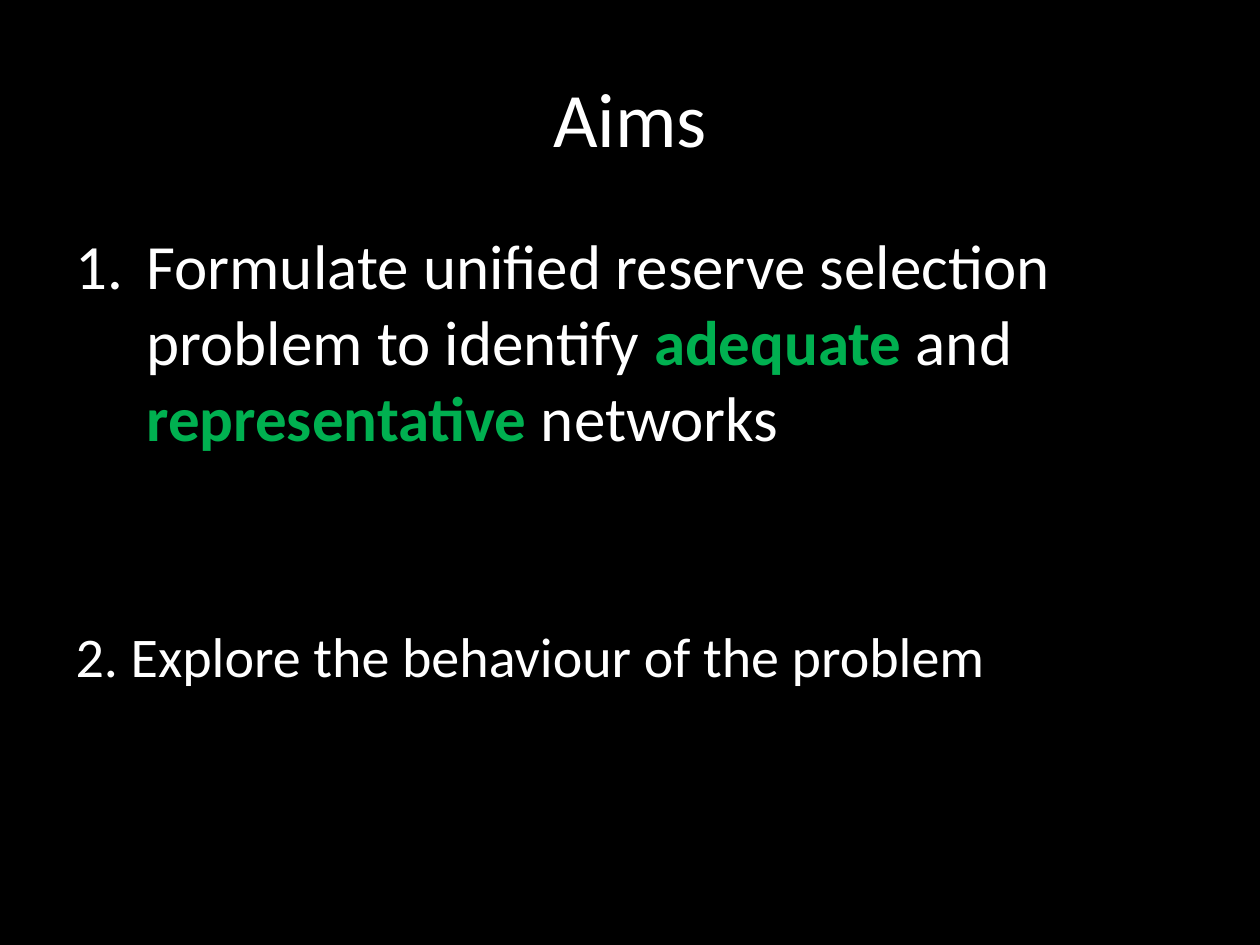
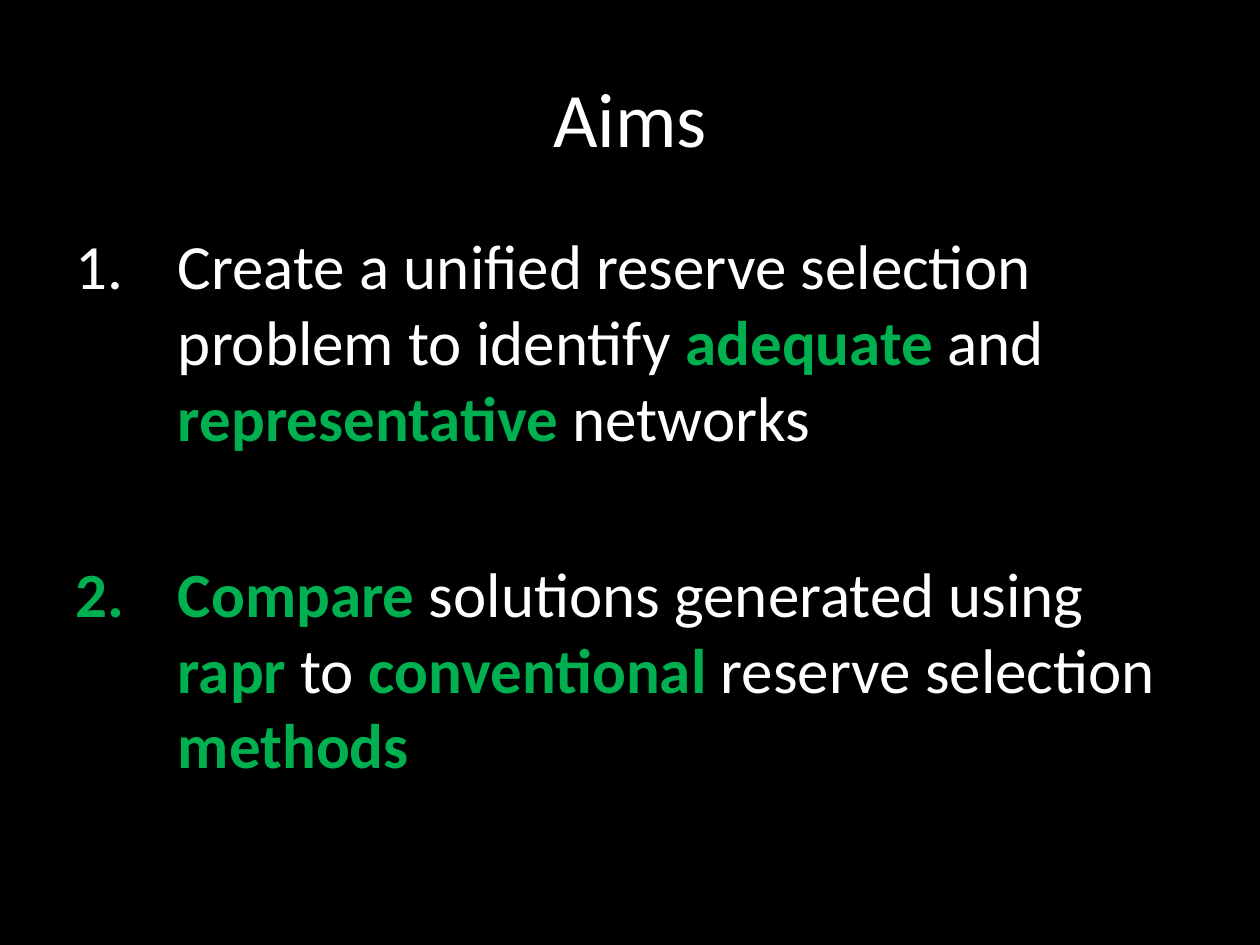
Before and after one commit to jeffreyhanson/abstracts-and-slides, a slide deck: slide 11 of seminars/SCBO-presentation-06-06-2016/jhanson_scbo.pptx. Drawn at 1260x945 pixels with LibreOffice and Linux fonts; fonts in the diff are those of the drawing. Boxes give left, top, right and bottom in pixels: in the first picture for what was removed or moved away, otherwise in the second. Text is boxed around its words. In the diff, an @@ line names an element or a change of style, - is before the commit and + after.

```diff
--- a/seminars/SCBO-presentation-06-06-2016/jhanson_scbo.pptx
+++ b/seminars/SCBO-presentation-06-06-2016/jhanson_scbo.pptx
@@ text at bbox=[178, 245, 1155, 769]: text changed @@
-1. Formulate unified reserve selection problem to identify adequate and representative networks
-2. Explore the behaviour of the problem
+1. Create a unified reserve selection problem to identify adequate and representative networks
+2. Compare solutions generated using rapr to conventional reserve selection methods
```
Also in this commit, not shown: 10 other slides changed, 3 slides added, 4 slides removed.
